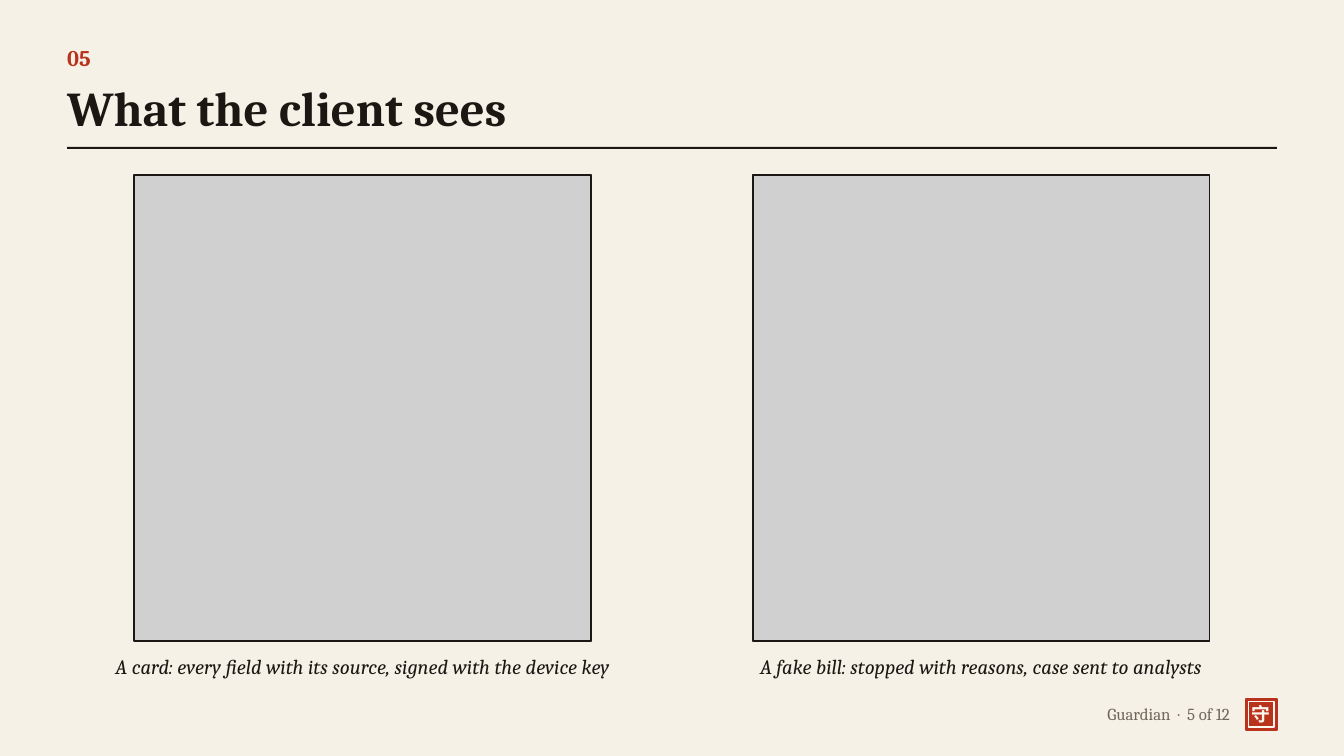
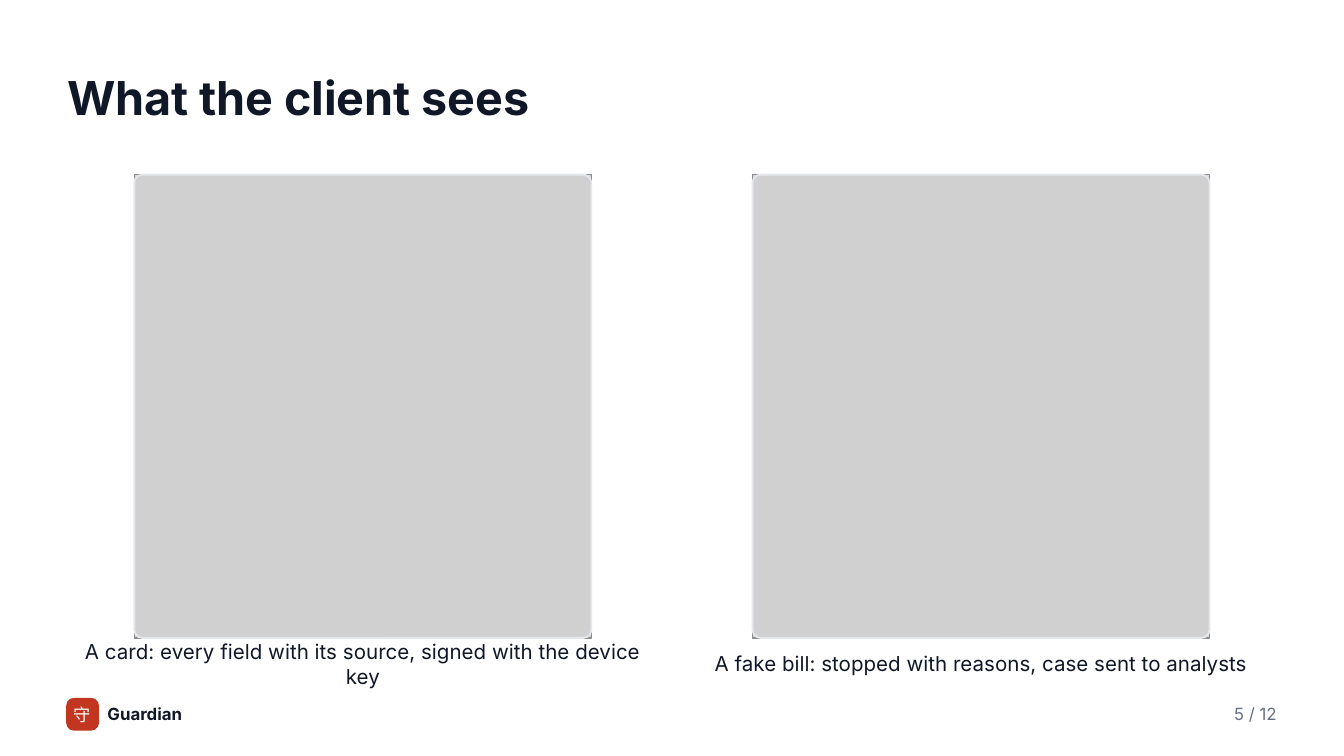
Before and after one commit to yourfavoriteself/ShenzhenFinTechathonTopicA, a slide deck: slide 5 of docs/presentation.pptx. Drawn at 1344x756 pixels with LibreOffice and Linux fonts; fonts in the diff are those of the drawing; grey boxes stand for pictures. Boxes give left, top, right and bottom in pixels: in the first picture for what was removed or moved away, otherwise in the second. Text is boxed around its words. In the diff, an @@ line names an element or a change of style, - is before the commit and + after.

Commit message:
Match the deck, PDFs and README badges to the new style

```diff
--- a/docs/presentation.pptx
+++ b/docs/presentation.pptx
@@ background #F6F1E7 to #FFFFFF @@
@@ text "What the client sees": place and size @@
-text "What the client sees" at <box>67,92,507,127</box>
+text "What the client sees" at <box>67,79,530,116</box>
@@ text "What the client sees" at <box>67,79,530,116</box>: size 26 to 25 pt, font Cambria to Inter, text colour #1B1712 to #101828 @@
@@ text removed at <box>67,51,91,66</box> @@
-05
@@ line removed from (67, 148) to (1277, 148) @@
@@ rectangle removed at <box>134,175,591,641</box> @@
@@ rounded rectangle added at <box>134,175,591,638</box>, outline #E4E7EC 1 pt @@
@@ rectangle removed at <box>753,175,1210,641</box> @@
@@ rounded rectangle added at <box>753,175,1210,638</box>, outline #E4E7EC 1 pt @@
@@ text "A card: every field with ..." at <box>85,643,639,689</box>: font Cambria to Inter, text colour #1B1712 to #101828, italic off @@
@@ text "A fake bill: stopped with ..." at <box>715,655,1246,676</box>: font Cambria to Inter, text colour #1B1712 to #101828, italic off @@
@@ text "守": place and size @@
-text "守" at <box>1252,705,1271,727</box>
+text "守" at <box>74,706,91,723</box>
@@ text "守" at <box>74,706,91,723</box>: size 10.1 to 9.2 pt, text colour #FFF8EE to #FFFFFF, bold off @@
@@ rounded rectangle added at <box>67,699,98,730</box>, fill #C2361F, outline #C2361F 1 pt @@
@@ text added at <box>107,707,182,720</box>, 9 pt, text #101828, bold @@
+Guardian
@@ text at <box>1234,707,1277,720</box>: text changed; font Cambria to Inter; text colour #6F675B to #667085 @@
-Guardian · 5 of 12
+5 / 12
@@ rectangle removed at <box>1246,699,1277,730</box> @@
@@ rectangle removed at <box>1249,702,1274,727</box> @@
```
Also in this commit, not shown: 10 other slides changed, 1 slide added, 1 slide removed, 7 other files.
